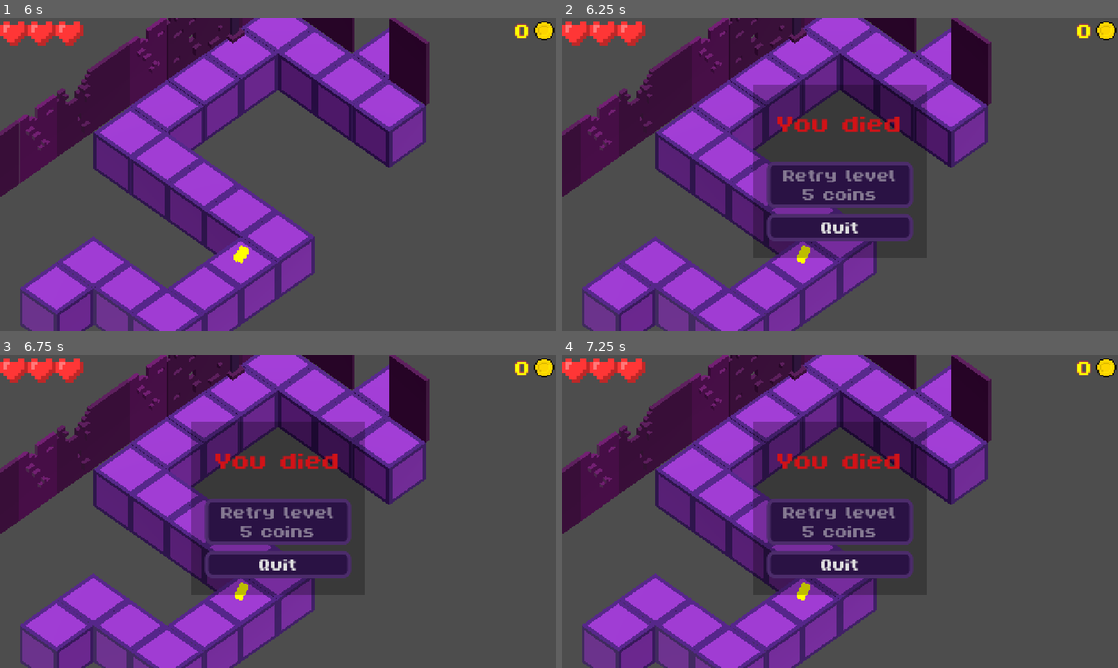
Above: before the commit, frames 1-4 (two rows, left to right).
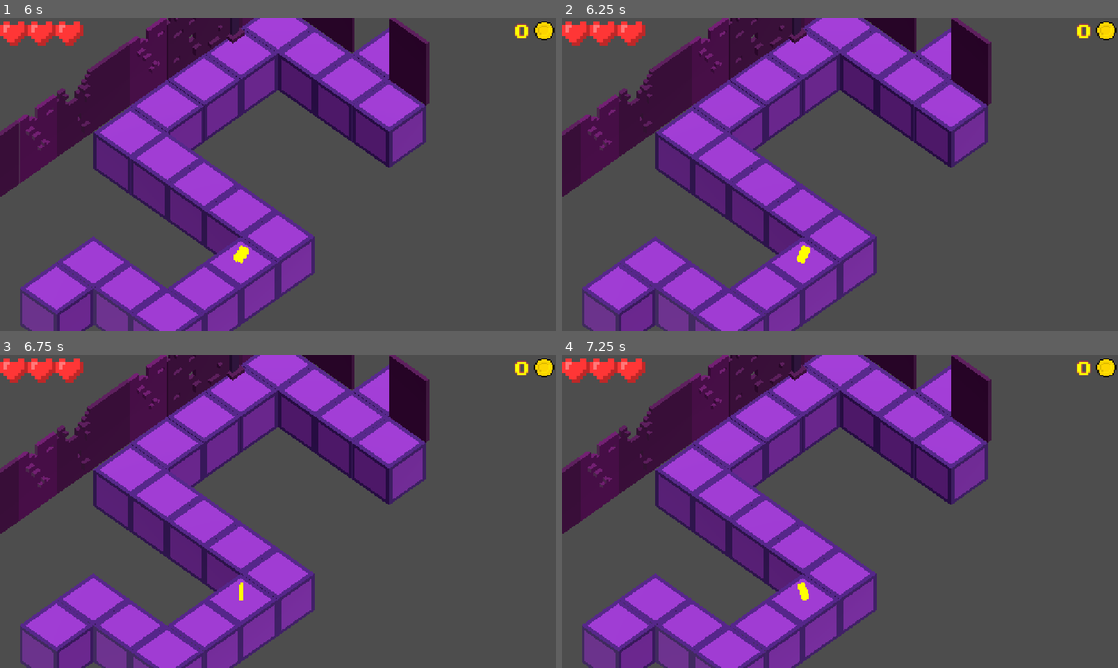
Above: after the commit, the same moments.

Repository: wenqiange/Looty-Dungeon-Recreation
Game: Godot game, scene res://Scenes/MainMenu.tscn
The game is run twice, just before and just after one commit, with the same random seed, the same clock (stepped at 60 frames per second) and the same inputs. Sound files missing from this copy of the repository are replaced by a short silence.
Inputs (mouse positions are in pixels of both pictures, inside the frame that each line leads up to):
- Up to frame 1 (6 s): click (278, 89) at 0.5 s; click (278, 89) at 1.25 s; tap Enter at 2 s; move the mouse to (400, 158) at 2.02 s; hold D (move_right) 2.03-2.78 s; tap Z (Action) every 0.75 s from 2.1 to 5.85 s; move the mouse to (166, 190) at 2.77 s; hold S (move_down) 2.78-3.53 s; move the mouse to (333, 105) at 3.52 s; hold D (move_right) 3.53-4.28 s; move the mouse to (250, 237) at 4.27 s; hold W (move_up) 4.28-5.03 s; move the mouse to (444, 221) at 5.02 s; hold A (move_left) from 5.03 s (still down); move the mouse to (111, 127) at 5.77 s
- Up to frame 2 (6.25 s): keep holding A (move_left)
- Up to frame 3 (6.75 s): move the mouse to (305, 511) at 6.52 s; release A (move_left) at 6.53 s; hold S (move_down) from 6.53 s (still down); tap Z (Action) at 6.6 s
- Up to frame 4 (7.25 s): keep holding S (move_down)

Frame 1 is identical in both runs. In frame 2, 11% of the frame differs, in the area x 9-70%, y 5-96%; in frame 3, 11%; in frame 4, 11%, in the area x 4-78%, y 0-100%.

Commit message:
Sound Improvements

Diff:
--- a/looty-dungeon/Nodes/Tiles/spikes_floor.tscn
+++ b/looty-dungeon/Nodes/Tiles/spikes_floor.tscn
@@ -117,7 +117,7 @@
 
 [node name="SpikeSound" type="AudioStreamPlayer3D" parent="Spikes" unique_id=1081940940]
 attenuation_model = 2
-volume_db = -38.146
+volume_db = -21.205
 max_db = -1.172
 
 [connection signal="timeout" from="Spikes/Timer" to="Spikes/AnimationPlayer" method="play" binds= [&"Spikes_up"]]
--- a/looty-dungeon/Nodes/Traps/trident_trap.tscn
+++ b/looty-dungeon/Nodes/Traps/trident_trap.tscn
@@ -96,3 +96,4 @@
 autoplay = &"new_animation"
 
 [node name="TridentSound" type="AudioStreamPlayer3D" parent="." unique_id=1996172311]
+volume_db = -22.588
--- a/looty-dungeon/Nodes/arquero.tscn
+++ b/looty-dungeon/Nodes/arquero.tscn
@@ -16,6 +16,9 @@
 [ext_resource type="Texture2D" uid="uid://j70kbl1oxa1t" path="res://Assets/Coin.png" id="13_q16sl"]
 [ext_resource type="Script" uid="uid://stu0lfk6l1wq" path="res://Scripts/PlayerCoins.gd" id="14_83j8p"]
 [ext_resource type="Script" uid="uid://cu1xdmaqkpae7" path="res://Nodes/coin_counter.gd" id="14_m2ivu"]
+[ext_resource type="AudioStream" uid="uid://dsqf8rpr2d68w" path="res://Sounds/GameOver.mp3" id="17_lsb7o"]
+[ext_resource type="AudioStream" uid="uid://dunjyn45756d3" path="res://Sounds/FallSound.mp3" id="18_xj43a"]
+[ext_resource type="AudioStream" uid="uid://bvhhveedngx8o" path="res://Sounds/MoveSound.mp3" id="19_4sddp"]
 
 [sub_resource type="StandardMaterial3D" id="StandardMaterial3D_sg4uk"]
 albedo_texture = ExtResource("2_1negf")
@@ -366,10 +369,6 @@
 stream = ExtResource("7_kf4pe")
 volume_db = -9.54
 
-[node name="DeathSound" type="AudioStreamPlayer3D" parent="Health" unique_id=271627859]
-stream = ExtResource("8_t7njs")
-volume_db = 1.748
-
 [node name="Bow" type="Node" parent="." unique_id=660424687]
 script = ExtResource("6_kf4pe")
 max_dist = 6
@@ -387,7 +386,7 @@
 
 [node name="ArrowSound" type="AudioStreamPlayer3D" parent="Bow" unique_id=1550762623]
 stream = ExtResource("8_5nirr")
-volume_db = -19.32
+volume_db = -6.858
 
 [node name="HitAnimator" type="AnimationPlayer" parent="." unique_id=712445031]
 root_node = NodePath("../AnimationPlayer")
@@ -451,6 +450,19 @@
 [node name="PlayerCoins" type="Node" parent="." unique_id=1612102152]
 script = ExtResource("14_83j8p")
 
+[node name="GameOver" type="AudioStreamPlayer3D" parent="." unique_id=130845591]
+stream = ExtResource("17_lsb7o")
+
+[node name="FallSound" type="AudioStreamPlayer3D" parent="." unique_id=1221506039]
+stream = ExtResource("18_xj43a")
+
+[node name="DeathSound" type="AudioStreamPlayer3D" parent="." unique_id=271627859]
+stream = ExtResource("8_t7njs")
+volume_db = 1.748
+
+[node name="MoveSound" type="AudioStreamPlayer3D" parent="." unique_id=1941380594]
+stream = ExtResource("19_4sddp")
+
 [connection signal="health_updated" from="Health" to="PlayerUI/LifeBar" method="setLives"]
 [connection signal="timeout" from="Bow/HoldTimer" to="Bow" method="_on_hold_timer_timeout"]
 [connection signal="coins_changed" from="PlayerCoins" to="PlayerUI/HBoxContainer/CoinCounter" method="_on_coins_changed"]
--- a/looty-dungeon/Scripts/grid_movement.gd
+++ b/looty-dungeon/Scripts/grid_movement.gd
@@ -92,6 +92,8 @@
 	var new_pos = parent.position + Vector3(grid_size*dir.x,0,grid_size*dir.y)
 
 	is_moving = true
+	if is_moving and parent is Player:
+		$"../MoveSound".play()
 	if mov_tween: mov_tween.kill()
 	mov_tween = create_tween()
 	mov_tween.set_ease(Tween.EASE_IN_OUT)
--- a/looty-dungeon/Scripts/health.gd
+++ b/looty-dungeon/Scripts/health.gd
@@ -22,7 +22,6 @@
 	if cur_health > max_health: cur_health = max_health
 	health_updated.emit(cur_health)
 	if cur_health <= 0:
-		$DeathSound.play()
 		cur_health = 0
 		death.emit()
 
--- a/looty-dungeon/Scripts/player.gd
+++ b/looty-dungeon/Scripts/player.gd
@@ -51,7 +51,12 @@
 		if not grid_movement.on_ground and not grid_movement.is_moving:
 			can_move = false
 			animator.play("Basic/Fall")
+			$FallSound.play()
 			await animator.animation_finished
+			await $FallSound.finished
+			$DeathSound.play()
+			$GameOver.play()
+			await $GameOver.finished
 			dead.emit()
 			return
 
@@ -96,7 +101,10 @@
 func die():
 	can_move = false
 	animator.play("Basic/Die")
+	$DeathSound.play()
 	await animator.animation_finished
+	$GameOver.play()
+	await $GameOver.finished
 	dead.emit()
 
 func on_hit():
Not shown: 1 places in looty-dungeon/Nodes/Tiles/spikes_floor.tscn that only renumber resources
Not shown, added: looty-dungeon/Sounds/DramaticDeath.mp3.import
Not shown, added: looty-dungeon/Sounds/FallSound.mp3.import
Not shown, added: looty-dungeon/Sounds/GameOver.mp3.import
Not shown, added: looty-dungeon/Sounds/MoveSound.mp3.import
Not shown, added: looty-dungeon/Sounds/DramaticDeath.mp3
Not shown, added: looty-dungeon/Sounds/FallSound.mp3
Not shown, added: looty-dungeon/Sounds/GameOver.mp3
Not shown, added: looty-dungeon/Sounds/MoveSound.mp3
